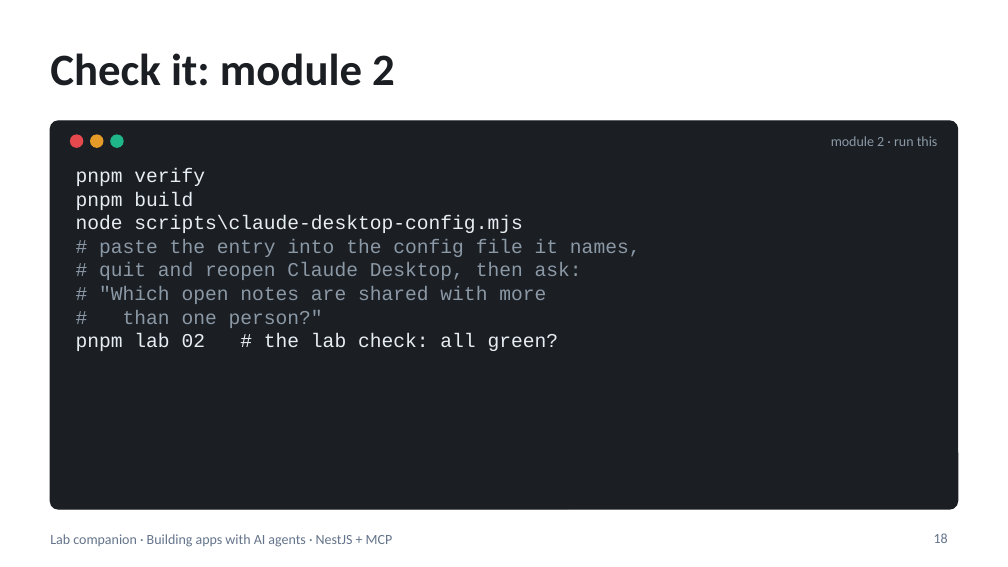
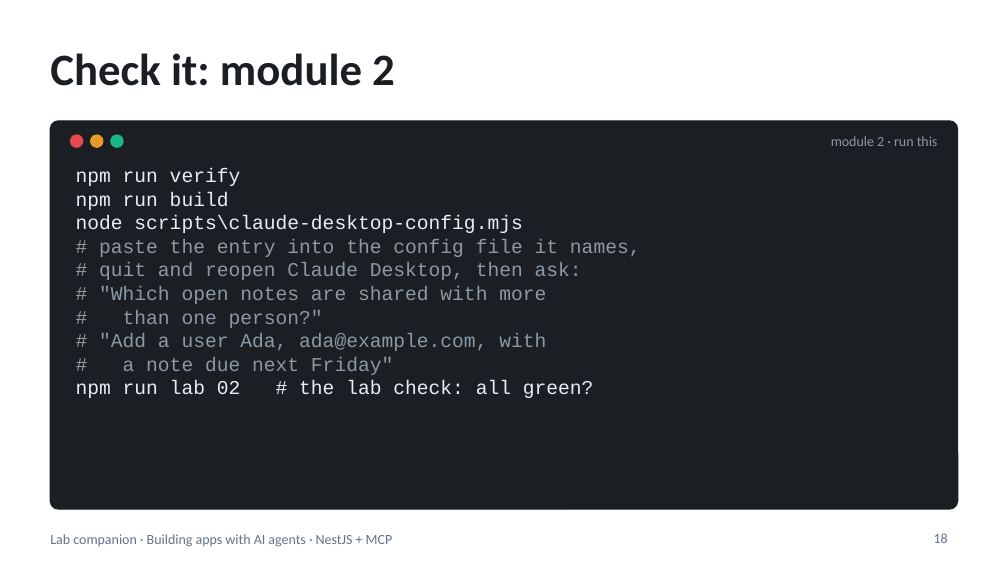
Before and after one commit to blazaga/ai-training-modules, a slide deck: slide 18 of docs/ai-agent-training/slides/lab-companion.pptx. Drawn at 1008x567 pixels with LibreOffice and Linux fonts; fonts in the diff are those of the drawing. Boxes give left, top, right and bottom in pixels: in the first picture for what was removed or moved away, otherwise in the second. Text is boxed around its words. In the diff, an @@ line names an element or a change of style, - is before the commit and + after.

```diff
--- a/docs/ai-agent-training/slides/lab-companion.pptx
+++ b/docs/ai-agent-training/slides/lab-companion.pptx
@@ text at [76, 169, 241, 210]: text changed @@
-pnpm verify
-pnpm build
+npm run verify
+npm run build
@@ text at [76, 333, 594, 398]: text changed; text colour #E6EDF3 to #8B98A5 @@
-pnpm lab 02 # the lab check: all green?
+# "Add a user Ada, ada@example.com, with
+# a note due next Friday"
+npm run lab 02 # the lab check: all green?
```
Also in this commit, not shown: 15 other slides changed, 11 other files.
